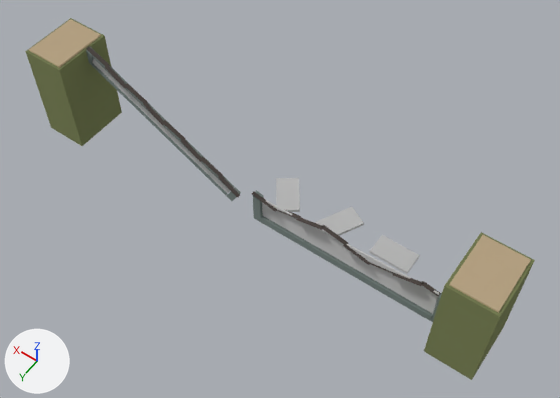
Renders of the FBX model entregas/teo-modelado/muro-estados/puerta_vehiculos/SM_PuertaVehiculos_v3_MallaEspino_e2_MuyDanado_LOD1.fbx from each side of a commit.
Camera for both pictures: a camera (50 mm lens) standing at (-5.55, 6.96, 11.96) and looking at (-0.51, -0.1, 0.86). Lighting does not change. The marker at lower left points along +X, +Y and +Z. The first picture is the older version. Where no turn or scale is listed for an object, it has been applied to the vertices.

In view in the first picture: 'Hoja_E', 'Hoja_O', 'SM_bloques.puerta_estados_v14_LOD1'.
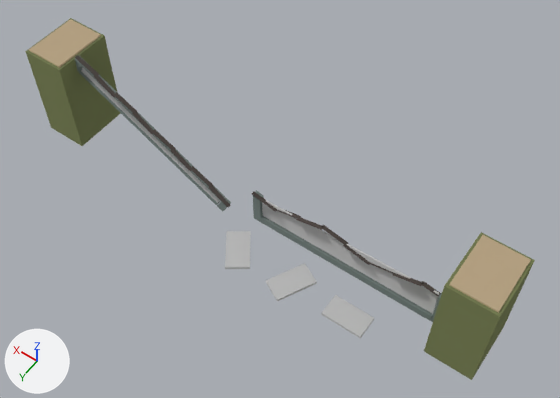
Where the change shows, as pixel boxes [x1, y1, x2, y2] in the pictures (560 x 398 px; the box of a moved part takes in the faces that stretch with it):
'Hoja_E', moved
    before: [86, 47, 241, 201]
    after: [75, 55, 231, 211]
part 1 of me_sm_bloques_puerta_estados_v14_lod1_001, moved or reshaped
    before: [369, 235, 420, 274]
    after: [321, 295, 374, 338]
part 2 of me_sm_bloques_puerta_estados_v14_lod1_001, moved or reshaped
    before: [315, 207, 364, 236]
    after: [266, 263, 317, 301]
part 3 of me_sm_bloques_puerta_estados_v14_lod1_001, moved or reshaped
    before: [276, 178, 300, 212]
    after: [225, 231, 251, 269]

Diff of the bpy script that builds the scene:
```diff
--- a/entregas/teo-modelado/muro-estados/puerta_vehiculos/SM_PuertaVehiculos_v3_MallaEspino_e2_MuyDanado_LOD1.fbx.py
+++ b/entregas/teo-modelado/muro-estados/puerta_vehiculos/SM_PuertaVehiculos_v3_MallaEspino_e2_MuyDanado_LOD1.fbx.py
@@ me_sm_bloques_puerta_estados_v14_lod1_001 @@
 # used by ob_sm_bloques_puerta_estados_v14_lod1; location = (0.0, 0.0, 0.0)
-me_sm_bloques_puerta_estados_v14_lod1_001.from_pydata(...)  # 56 vertices, 42 faces; spans x -4.9..4.9, y -1.26..0.6, z 0.0..2.13
+me_sm_bloques_puerta_estados_v14_lod1_001.from_pydata(...)  # 56 vertices, 42 faces; spans x -4.9..4.9, y -0.6..1.26, z 0.0..2.13
+# me_sm_bloques_puerta_estados_v14_lod1_001 part 1: the loose piece of 8 vertices spanning x -3.0..-2.2, y -1.02..-0.58, z 0.01..0.07 is moved by (0.0, 1.6, 0.0)
+# me_sm_bloques_puerta_estados_v14_lod1_001 part 2: the loose piece of 8 vertices spanning x -1.78..-1.02, y -1.26..-0.34, z 0.01..0.07 is moved by (0.0, 1.6, 0.0)
+# me_sm_bloques_puerta_estados_v14_lod1_001 part 3: the loose piece of 8 vertices spanning x -0.62..0.22, y -1.26..-0.34, z 0.01..0.07 is moved by (0.0, 1.6, 0.0)
 me_sm_bloques_puerta_estados_v14_lod1_001.materials.append(mat_mat_paleta32)
@@ me_hoja_e @@
 # used by ob_hoja_e; location = (3.99, 0.0, 0.0)
-me_hoja_e.from_pydata(...)  # 112 vertices, 84 faces; spans x -3.52..0.14, y -0.23..-0.08, z -0.06..2.11
+me_hoja_e.from_pydata(...)  # 112 vertices, 84 faces; spans x -3.52..0.14, y 0.07..0.22, z -0.06..2.11
+# me_hoja_e part 4: the whole mesh is moved by (0.0, 0.3, 0.0)
 me_hoja_e.materials.append(mat_mat_paleta32)
```
